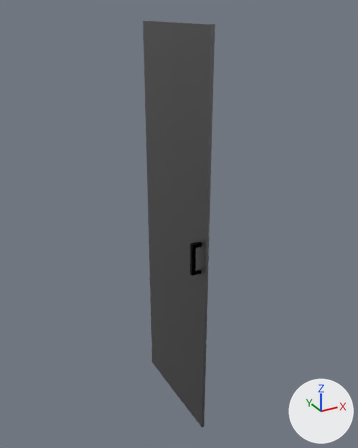
A saved change to the COLLADA model iai_apartment/meshes/visual/wardrobe_door_left.dae.
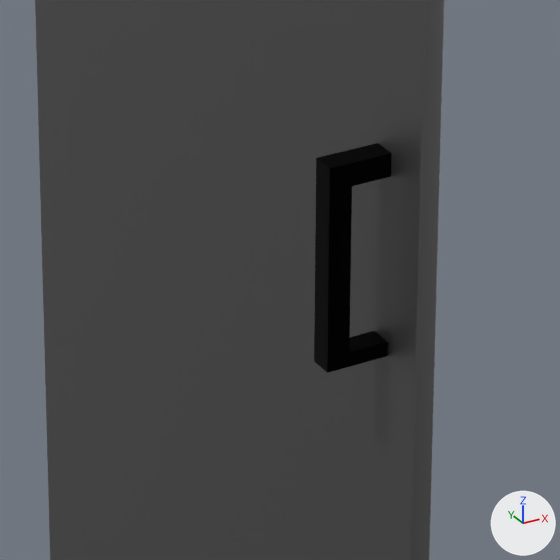
Old and new are each drawn whole from a 50 mm camera at (-0.895, -1.895, 1.852) aimed at (0.015, -0.241, 1.025) and again close up on the part from 40% to 63% of the width and 49% to 68% of the height. Lighting does not change. The marker at lower right points along +X, +Y and +Z. Where no turn or scale is listed for an object, it has been applied to the vertices.

Script lines for the objects in view, before the commit:
```python
me_sm_kleiderschrank_türlinks = bpy.data.meshes.new('SM_Kleiderschrank_TürLinks')
me_sm_kleiderschrank_türlinks.from_pydata(...)  # 10183 vertices, 20146 faces; spans x -0.05..0.02, y -0.5..0.0, z 0.15..1.8
# faces by material slot: [466, 40, 19640]
me_sm_kleiderschrank_türlinks.materials.append(mat_m_wood_furniture_001)  # grey #808080
me_sm_kleiderschrank_türlinks.materials.append(mat_m_metal_dark_001)  # black #000000
me_sm_kleiderschrank_türlinks.materials.append(mat_m_metal_chrome)  # grey #808080
ob_sm_kleiderschrank_türlinks = bpy.data.objects.new('SM_Kleiderschrank_TürLinks', me_sm_kleiderschrank_türlinks)
ob_sm_kleiderschrank_türlinks.location = (0.0, 0.0, 0.0)
```
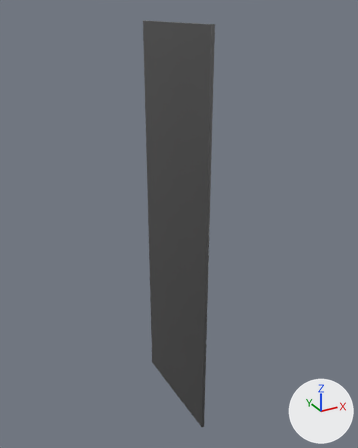
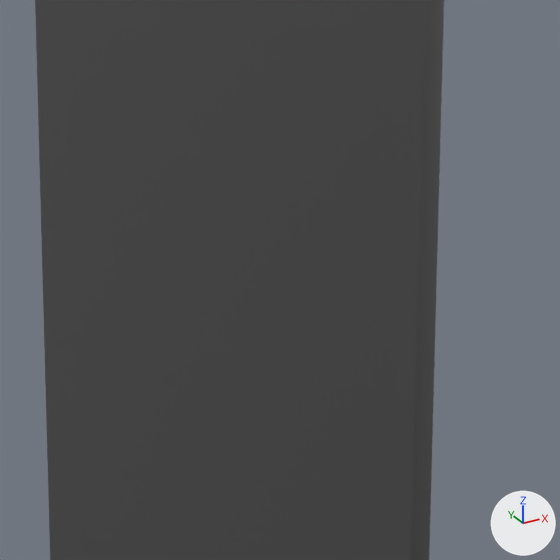
The newer file is also turned or shifted as a whole; pictures and numbers use the older file's frame.

Changed parts and their boxes [x1, y1, x2, y2] in the close-ups (560 x 560 px):
part 1 of me_sm_kleiderschrank_türlinks, deleted (black)
    before: [314, 143, 392, 373]

The change, as a diff of the scene's bpy script:
```diff
--- a/iai_apartment/meshes/visual/wardrobe_door_left.dae.py
+++ b/iai_apartment/meshes/visual/wardrobe_door_left.dae.py
@@ me_sm_kleiderschrank_türlinks @@
 me_sm_kleiderschrank_türlinks.from_pydata(...)  # 10183 vertices, 20146 faces; spans x -0.05..0.02, y -0.5..0.0, z 0.15..1.8
 # used by ob_sm_kleiderschrank_türlinks; location = (0.0, 0.0, 0.0)
+# me_sm_kleiderschrank_türlinks part 1: the loose piece of 24 vertices spanning x -0.05..0.0, y -0.47..-0.45, z 0.91..1.04 is deleted
 me_sm_kleiderschrank_türlinks.materials.append(mat_m_wood_furniture_001)
-me_sm_kleiderschrank_türlinks.materials.append(mat_m_metal_dark_001)  # black #000000
 me_sm_kleiderschrank_türlinks.materials.append(mat_m_metal_chrome)
```
